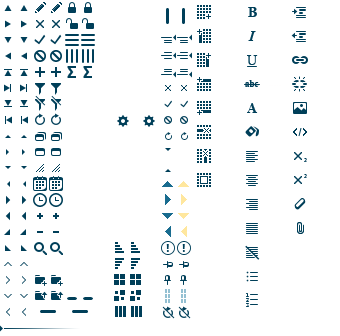
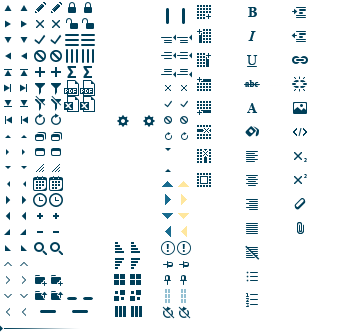
Two versions of the same layered image (340 x 336). Layer-by-layer changes:
added group "Export" with 4 layers above "Sum" over left=64, top=80, right=95, bottom=112
added layer "excel hover" in group "Export" over left=80, top=96, right=95, bottom=112
added layer "excel" in group "Export" over left=64, top=96, right=79, bottom=112
added layer "pdf hover" in group "Export" over left=80, top=80, right=95, bottom=96
added layer "pdf" in group "Export" over left=64, top=80, right=79, bottom=96
